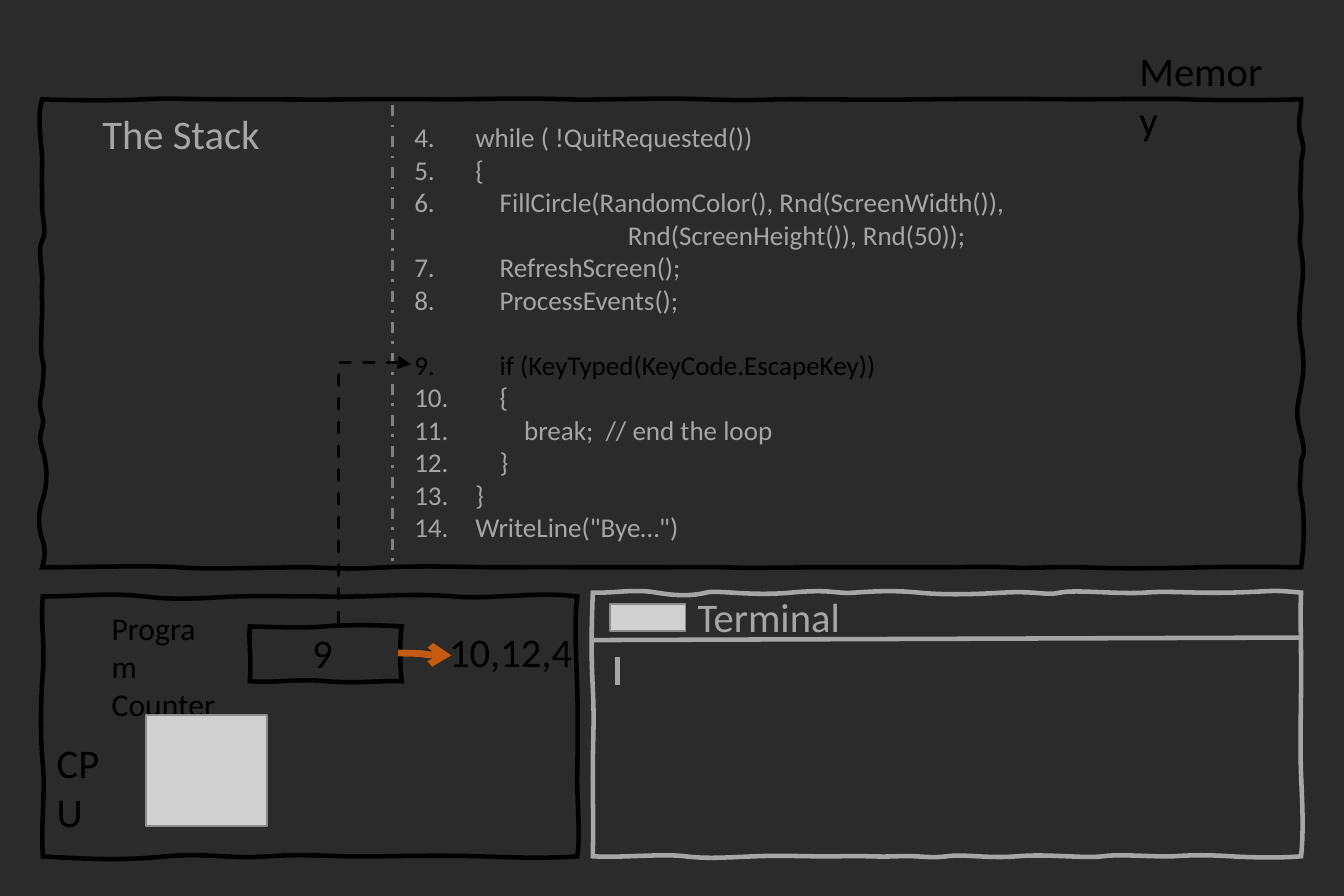
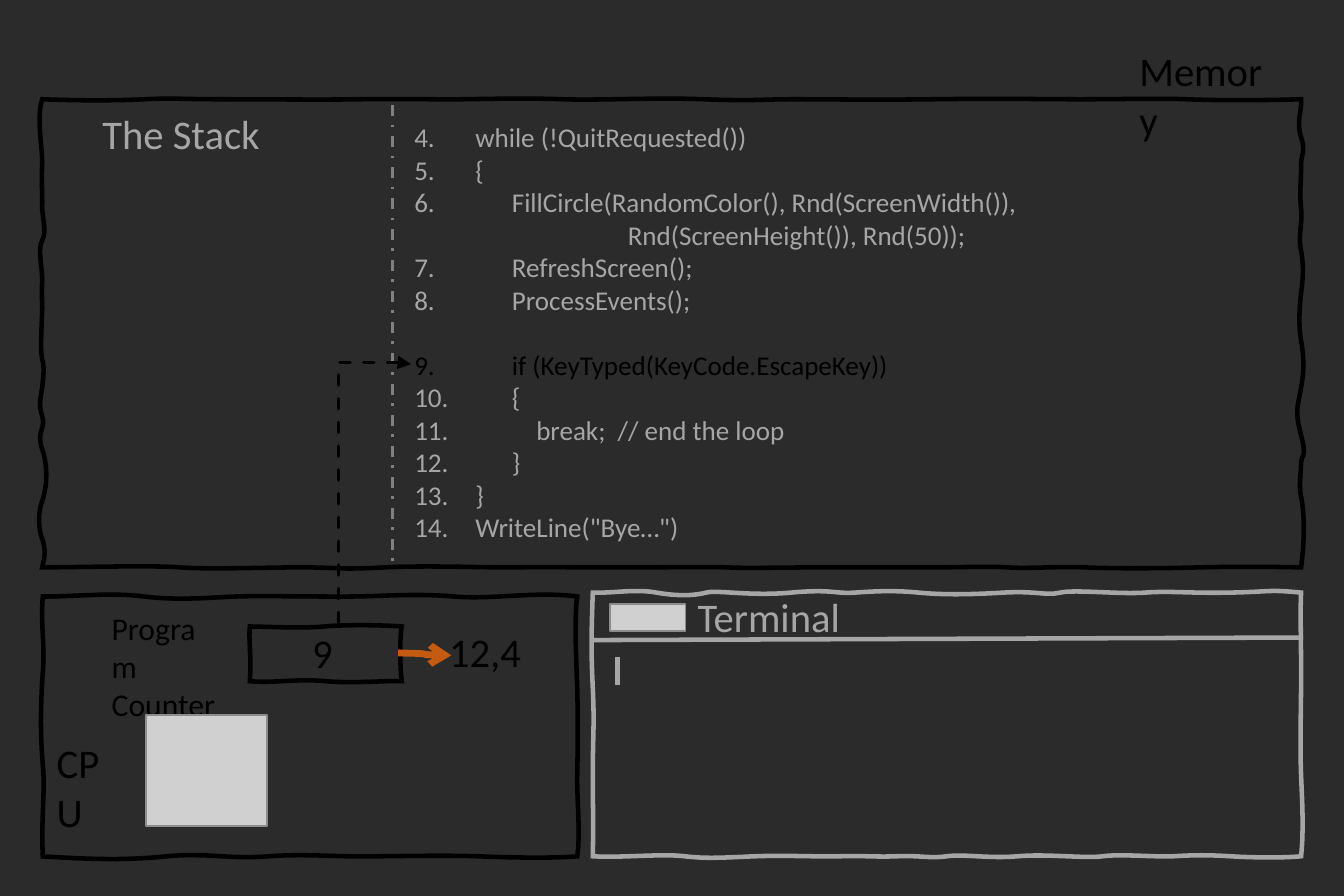
Before and after one commit to splashkit/the-programmers-field-guide, a slide deck: slide 4 of resources/ppt-slides/control-flow-break.pptx. Drawn at 1344x896 pixels with LibreOffice and Linux fonts; fonts in the diff are those of the drawing; grey boxes stand for pictures; background and template pictures are left out; a plain dark background stands for a picture behind light text. Boxes give left, top, right and bottom in pixels: in the first picture for what was removed or moved away, otherwise in the second. Text is boxed around its words. In the diff, an @@ line names an element or a change of style, - is before the commit and + after.

```diff
--- a/resources/ppt-slides/control-flow-break.pptx
+++ b/resources/ppt-slides/control-flow-break.pptx
@@ text at [475, 127, 746, 152]: spaces changed @@
-4. while ( !QuitRequested())
+4. while (!QuitRequested())
@@ text at [449, 641, 521, 671]: text changed @@
-10,12,4
+12,4
```
Also in this commit, not shown: 8 other slides changed, 38 other files.
